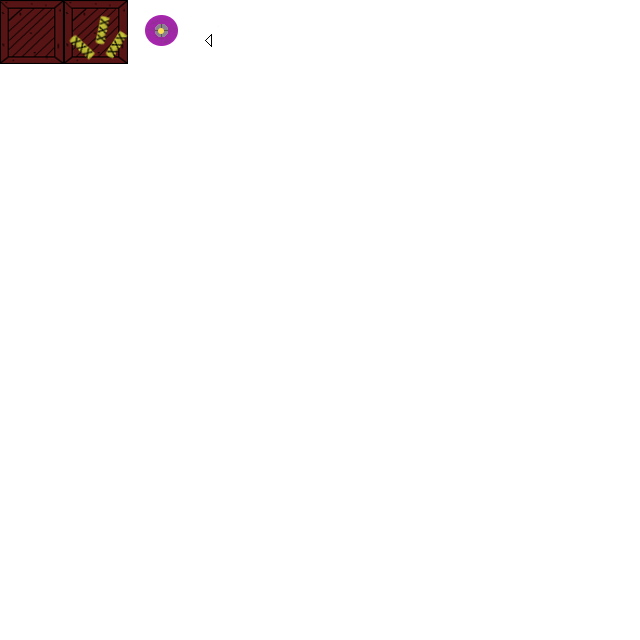
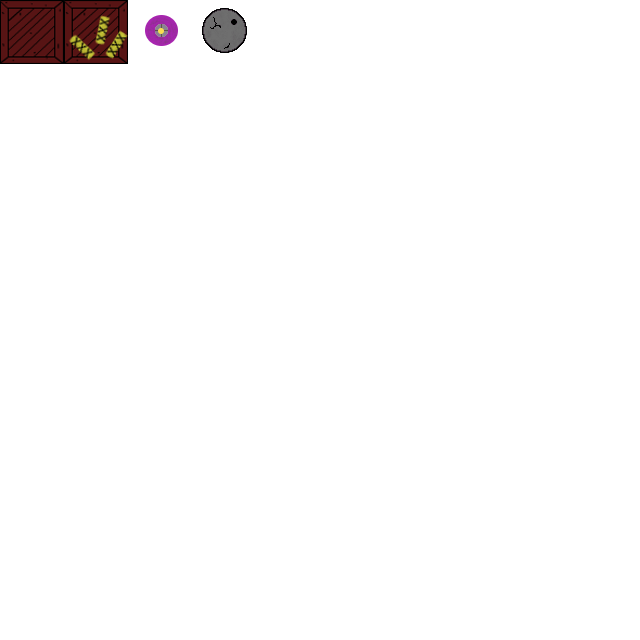
The second 640x640 image is a revision of the first. Changes to its layers:
renamed "lamp copy" to "barrel", painted on it over [202,8,247,53]
